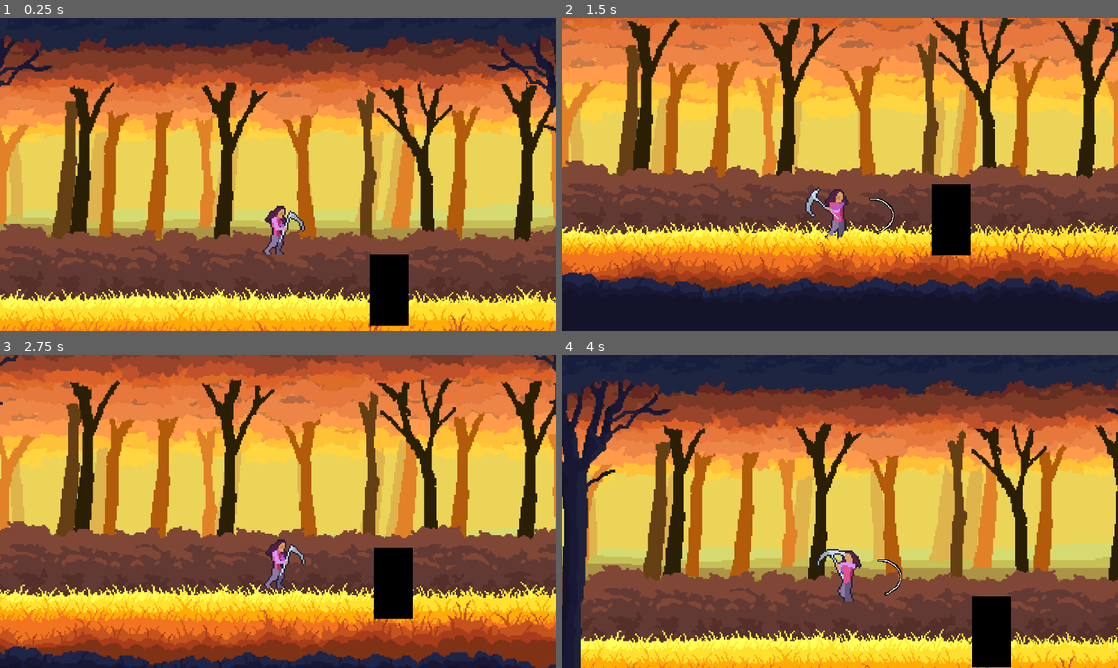
Above: before the commit, frames 1-4 (two rows, left to right).
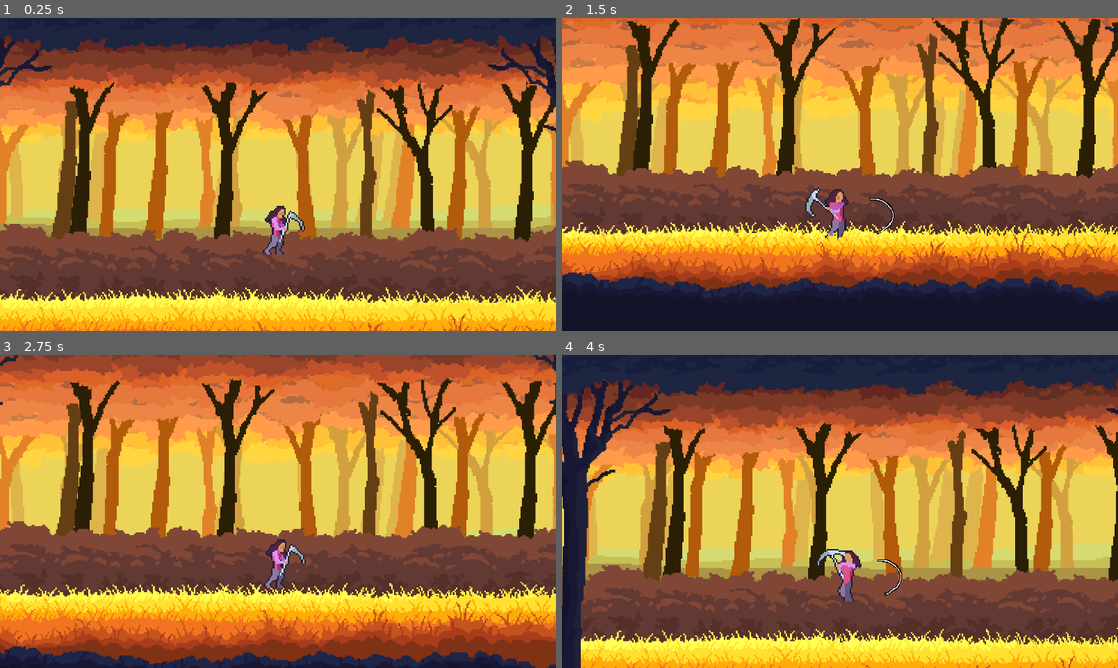
Above: after the commit, the same moments.

Repository: LordRevan36/software_development_platformer
Game: Godot game, scene res://main.tscn
Same seed, same stepped clock (60 frames per second), same inputs: the game is played once before the commit and once after it.
Inputs:
- Up to frame 1 (0.25 s): no input
- Up to frame 2 (1.5 s): hold E (FlipRight) from 0.53 s (still down); tap Z (Attack 1) at 0.6, 1.35 s; tap W (Up) at 0.77 s
- Up to frame 3 (2.75 s): tap W (Up) at 1.52 s; release E (FlipRight) at 2.03 s; hold Q (FlipLeft) from 2.03 s (still down); tap Z (Attack 1) at 2.1 s
- Up to frame 4 (4 s): release Q (FlipLeft) at 2.78 s; hold E (FlipRight) from 2.78 s (still down); tap Z (Attack 1) at 2.85, 3.6 s; tap W (Up) at 3.02, 3.77 s

The runs differ from the first frame. In frame 1, 3.7% of the frame differs, in the area x 10-100%, y 30-99%; in frame 2, 3.5%; in frame 3, 3.7%; in frame 4, 4.0%, in the area x 13-94%, y 31-100%.

Commit message:
quick update - read last commit

Diff:
--- a/software-development-platformer/main.tscn
+++ b/software-development-platformer/main.tscn
@@ -174,6 +174,55 @@
 position = Vector2(-205, 209)
 texture = ExtResource("2_efxa6")
 
+[node name="Tree" type="Sprite2D" parent="BackParallax/Background2/Repeating"]
+modulate = Color(0.82316643, 0.6263619, 0.2485514, 1)
+position = Vector2(-1285, 136)
+rotation = 3.1415925
+scale = Vector2(1, -1)
+texture = ExtResource("3_4c57u")
+
+[node name="Tree2" type="Sprite2D" parent="BackParallax/Background2/Repeating"]
+modulate = Color(0.82316643, 0.6263619, 0.2485514, 1)
+position = Vector2(2166, 124)
+rotation = 3.1415925
+scale = Vector2(1, -1)
+texture = ExtResource("4_efxa6")
+
+[node name="Tree3" type="Sprite2D" parent="BackParallax/Background2/Repeating"]
+modulate = Color(0.82316643, 0.6263619, 0.2485514, 1)
+position = Vector2(687, 116)
+rotation = 3.1415925
+scale = Vector2(-1, -1)
+texture = ExtResource("4_efxa6")
+
+[node name="Tree4" type="Sprite2D" parent="BackParallax/Background2/Repeating"]
+modulate = Color(0.82316643, 0.6263619, 0.2485514, 1)
+position = Vector2(2527, 98.00003)
+rotation = 3.1415925
+scale = Vector2(1, -1)
+texture = ExtResource("3_4c57u")
+
+[node name="Tree5" type="Sprite2D" parent="BackParallax/Background2/Repeating"]
+modulate = Color(0.82316643, 0.6263619, 0.2485514, 1)
+position = Vector2(371, 120)
+rotation = 3.1415925
+scale = Vector2(1, -1)
+texture = ExtResource("5_ycdy4")
+
+[node name="Tree6" type="Sprite2D" parent="BackParallax/Background2/Repeating"]
+modulate = Color(0.82316643, 0.6263619, 0.2485514, 1)
+position = Vector2(-1525, 130)
+rotation = 3.1415925
+scale = Vector2(-1, -1)
+texture = ExtResource("3_4c57u")
+
+[node name="Tree7" type="Sprite2D" parent="BackParallax/Background2/Repeating"]
+modulate = Color(0.82316643, 0.6263619, 0.2485514, 1)
+position = Vector2(-916, 46)
+rotation = 3.1415925
+scale = Vector2(-1, -1)
+texture = ExtResource("4_efxa6")
+
 [node name="Props" type="Parallax2D" parent="BackParallax/Background2"]
 scroll_scale = Vector2(0.5, 0.5)
 
@@ -708,9 +757,9 @@
 shape = SubResource("WorldBoundaryShape2D_0xm2m")
 
 [node name="ColorRect" type="ColorRect" parent="."]
-offset_left = 294.00003
-offset_top = 150.00003
-offset_right = 334.00003
-offset_bottom = 190.00003
+offset_left = 2069.0
+offset_top = 131.0
+offset_right = 2109.0
+offset_bottom = 171.0
 scale = Vector2(2.5864184, 4.7225204)
 color = Color(0, 0, 0, 1)
